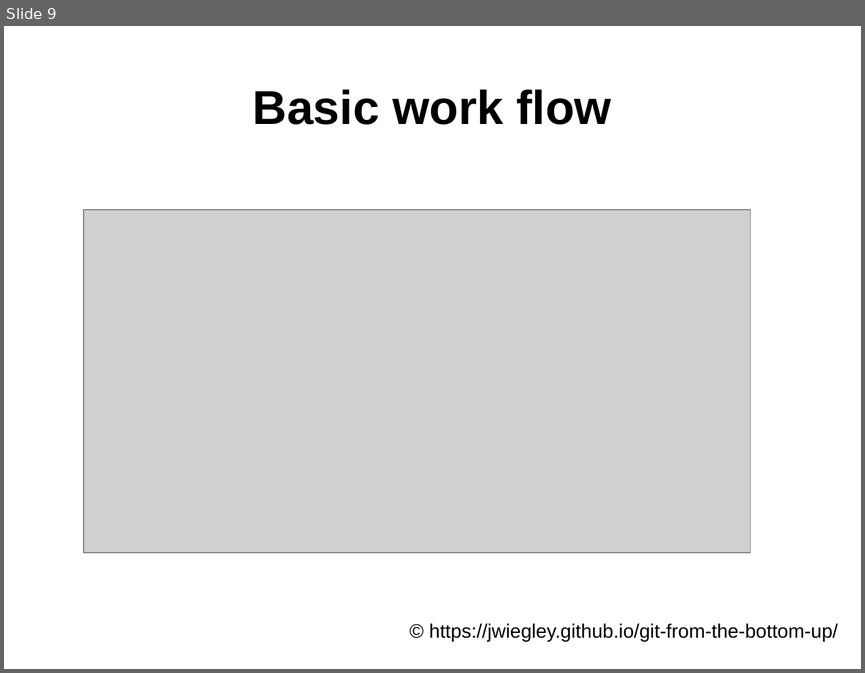
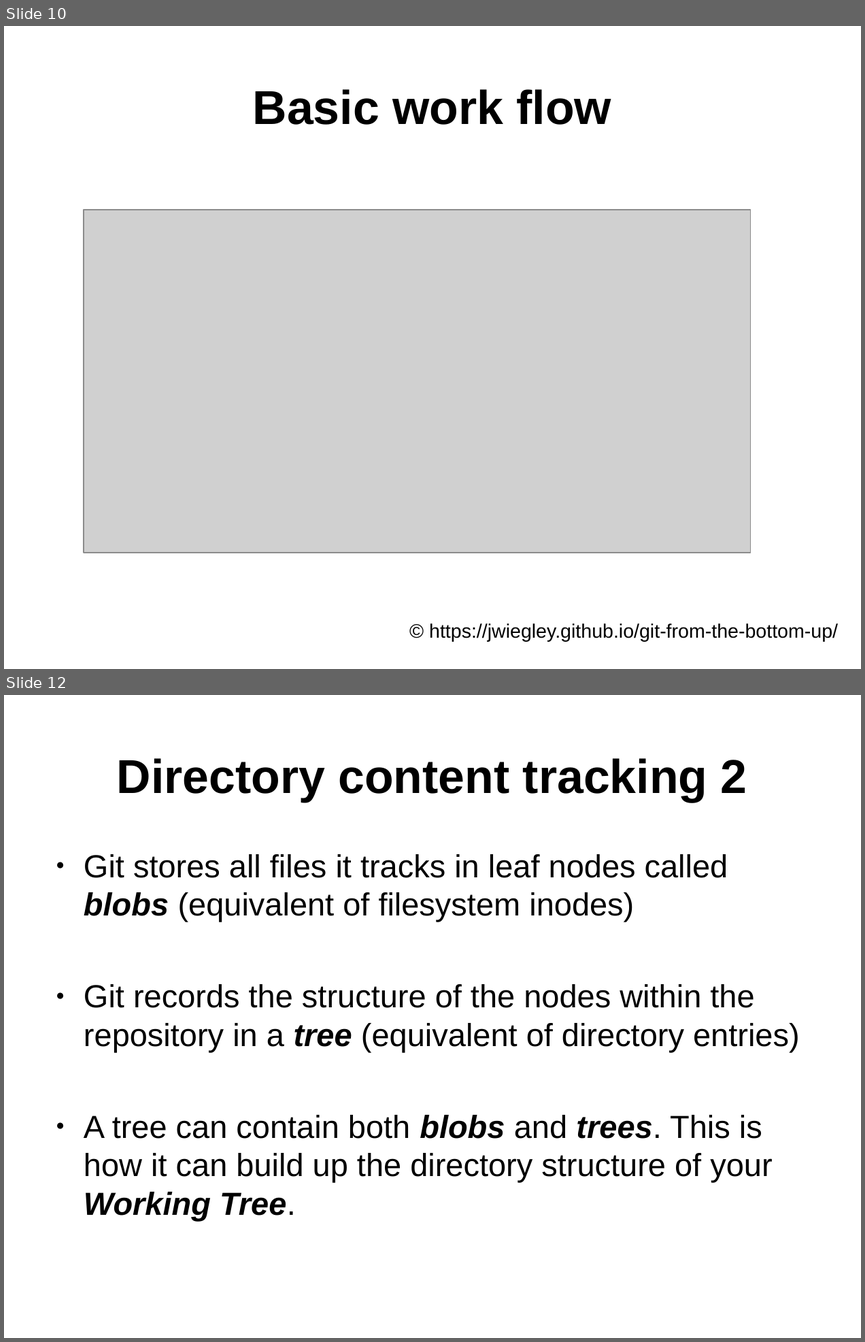
Before and after one commit to ifpingram/soslug, a slide deck: Understanding_Git_and_using_Github.odp. Shown one above the other, each under a label of ours: slide 9 before the commit, slides 10 and 12 after it; the slides between them are not shown. The pictures are 865x673 and 865x1342 pixels, drawn with LibreOffice and Linux fonts; fonts in the diff are those of the drawing; grey boxes stand for pictures. Boxes give left, top, right and bottom in pixels: in the first picture for what was removed or moved away, otherwise in the second. Text is boxed around its words. In the diff, an @@ line names an element or a change of style, - is before the commit and + after.

Commit message:
added Directory Content Tracking 1 + 2, Representation of filesystem in git, object naming and metadata

```diff
--- a/Understanding_Git_and_using_Github.odp
+++ b/Understanding_Git_and_using_Github.odp
@@ slide 12 added at [4, 695, 861, 1338], background #FFFFFF @@
@@ title added at [117, 758, 747, 802], 44 pt, text #000000, bold @@
+Directory content tracking 2
@@ text added at [84, 854, 800, 1221], 29.6 pt, text #000000 @@
+● Git stores all files it tracks in leaf nodes called blobs (equivalent of filesystem inodes)
+● Git records the structure of the nodes within the repository in a tree (equivalent of directory entries)
+● A tree can contain both blobs and trees. This is how it can build up the directory structure of your Working Tree.
@@ what was slide 9 is now slide 10 @@
```
Also in this commit, not shown: 2 slides changed, 4 other slides added.
